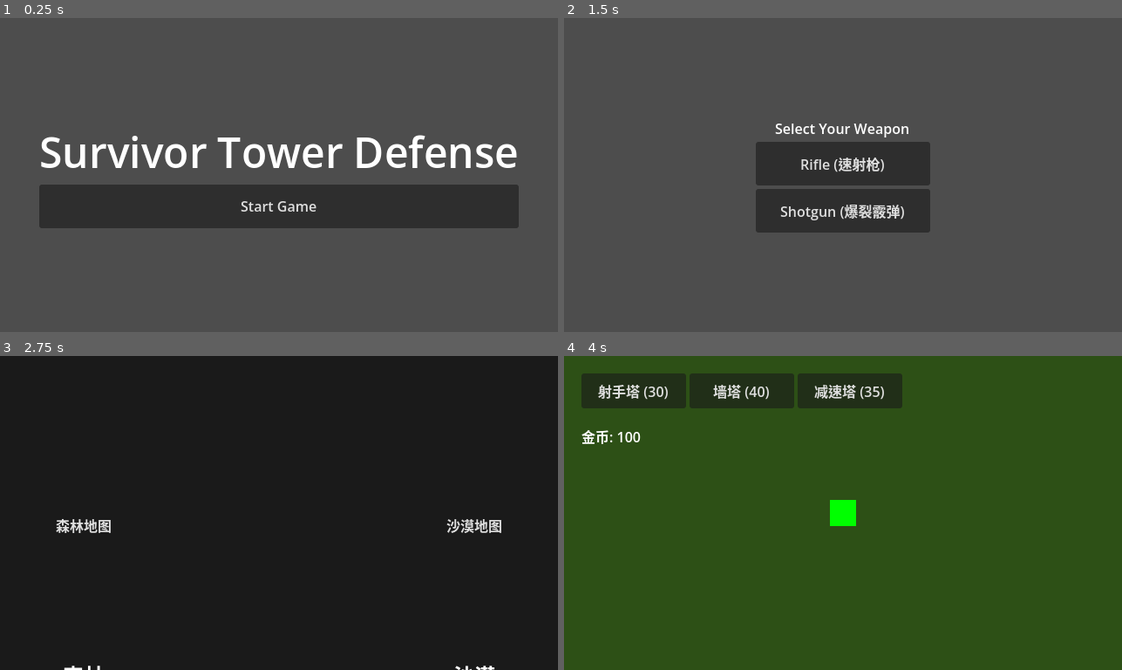
Above: before the commit, frames 1-4 (two rows, left to right).
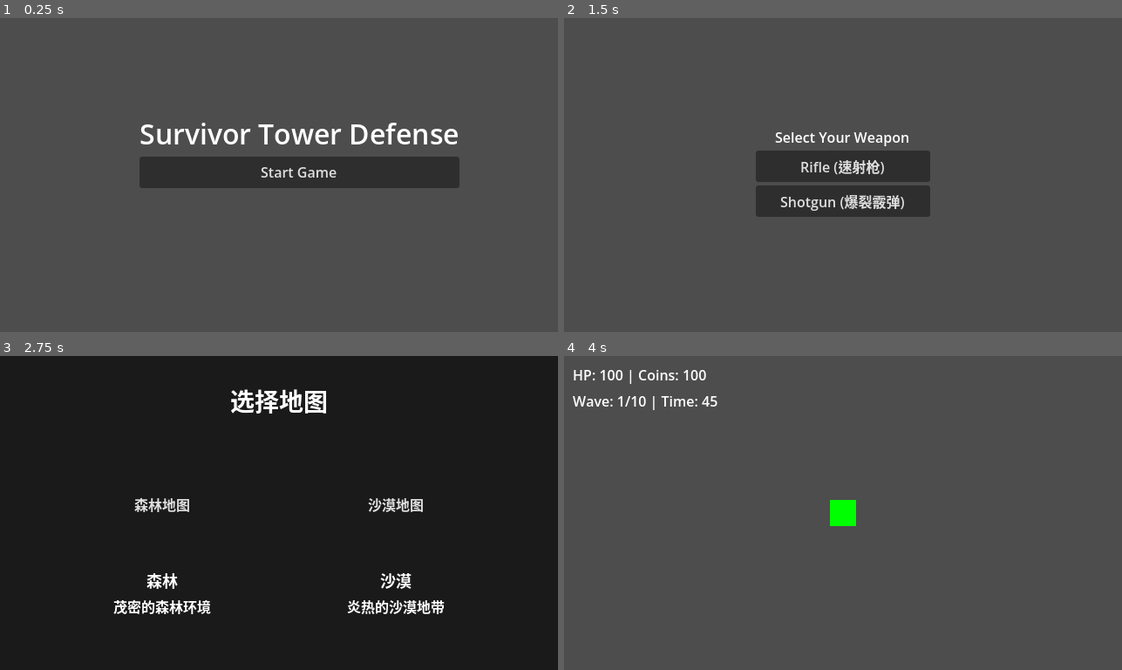
Above: after the commit, the same moments.

Repository: felang/utoland
Game: Godot game, scene res://scenes/ui/start_menu.tscn
Two runs of this game, one before a commit and one after it. Both use one fixed random seed, a clock stepped at 60 frames per second and the inputs below.
Inputs (mouse positions are in pixels of both pictures, inside the frame that each line leads up to):
- Up to frame 1 (0.25 s): no input
- Up to frame 2 (1.5 s): click "Start Game" at 0.5 s; click "战士" at 1.25 s
- Up to frame 3 (2.75 s): click "Rifle (速射枪)" at 2 s
- Up to frame 4 (4 s): click "森林地图" at 2.75 s; click (1032, 632) at 3.5 s, where only the run after the commit has a clickable "开始战斗"

The runs differ from the first frame. In frame 1, 20% of the frame differs, in the area x 7-93%, y 33-67%; in frame 2, 5.0%; in frame 3, 3.4%; in frame 4, 100%, in the area x 0-100%, y 0-100%.

Commit message:
feat: 对齐UI布局尺寸到640x360标准
Co-Authored-By: Claude Opus 4.6 (1M context) <noreply@anthropic.com>

Diff:
--- a/scenes/character_selection.tscn
+++ b/scenes/character_selection.tscn
@@ -28,21 +28,24 @@
 anchor_top = 0.5
 anchor_right = 0.5
 anchor_bottom = 0.5
-offset_left = -300.0
+offset_left = -240.0
 offset_top = -50.0
-offset_right = 300.0
+offset_right = 240.0
 offset_bottom = 50.0
 grow_horizontal = 2
 grow_vertical = 2
 
 [node name="WarriorButton" type="Button" parent="CharacterContainer" unique_id=1448305146]
+custom_minimum_size = Vector2(140, 36)
 layout_mode = 2
 text = "战士"
 
 [node name="RangerButton" type="Button" parent="CharacterContainer" unique_id=122718274]
+custom_minimum_size = Vector2(140, 36)
 layout_mode = 2
 text = "游侠"
 
 [node name="TankButton" type="Button" parent="CharacterContainer" unique_id=763154529]
+custom_minimum_size = Vector2(140, 36)
 layout_mode = 2
 text = "坦克"
--- a/scenes/placement.tscn
+++ b/scenes/placement.tscn
@@ -31,17 +31,17 @@
 offset_bottom = 28.0
 
 [node name="ShooterButton" type="Button" parent="UI/TowerButtons" unique_id=287064566]
-custom_minimum_size = Vector2(120, 40)
+custom_minimum_size = Vector2(120, 32)
 layout_mode = 2
 text = "射手塔 (30)"
 
 [node name="WallButton" type="Button" parent="UI/TowerButtons" unique_id=1473282645]
-custom_minimum_size = Vector2(120, 40)
+custom_minimum_size = Vector2(120, 32)
 layout_mode = 2
 text = "墙塔 (40)"
 
 [node name="SlowButton" type="Button" parent="UI/TowerButtons" unique_id=1521053866]
-custom_minimum_size = Vector2(120, 40)
+custom_minimum_size = Vector2(120, 32)
 layout_mode = 2
 text = "减速塔 (35)"
 
@@ -53,9 +53,9 @@
 text = "金币: 50"
 
 [node name="StartBattleButton" type="Button" parent="UI" unique_id=1074807471]
-custom_minimum_size = Vector2(200, 50)
-offset_left = 860.0
-offset_top = 1000.0
-offset_right = 868.0
-offset_bottom = 1008.0
+custom_minimum_size = Vector2(160, 36)
+offset_left = 460.0
+offset_top = 300.0
+offset_right = 468.0
+offset_bottom = 308.0
 text = "开始战斗"
--- a/scenes/ui/map_select.tscn
+++ b/scenes/ui/map_select.tscn
@@ -27,21 +27,21 @@
 anchor_top = 0.5
 anchor_right = 0.5
 anchor_bottom = 0.5
-offset_left = -420.0
-offset_top = -220.0
-offset_right = 420.0
-offset_bottom = 220.0
+offset_left = -280.0
+offset_top = -150.0
+offset_right = 280.0
+offset_bottom = 150.0
 grow_horizontal = 2
 grow_vertical = 2
 
 [node name="TitleLabel" type="Label" parent="VBoxContainer"]
 layout_mode = 2
-theme_override_font_sizes/font_size = 32
+theme_override_font_sizes/font_size = 28
 text = "选择地图"
 horizontal_alignment = 1
 
 [node name="Spacer" type="Control" parent="VBoxContainer"]
-custom_minimum_size = Vector2(0, 40)
+custom_minimum_size = Vector2(0, 20)
 layout_mode = 2
 
 [node name="MapCardsContainer" type="HBoxContainer" parent="VBoxContainer"]
@@ -52,13 +52,13 @@
 layout_mode = 2
 
 [node name="ForestButton" type="Button" parent="VBoxContainer/MapCardsContainer/ForestCard"]
-custom_minimum_size = Vector2(400, 300)
+custom_minimum_size = Vector2(240, 140)
 layout_mode = 2
 text = "森林地图"
 
 [node name="ForestLabel" type="Label" parent="VBoxContainer/MapCardsContainer/ForestCard"]
 layout_mode = 2
-theme_override_font_sizes/font_size = 24
+theme_override_font_sizes/font_size = 18
 text = "森林"
 horizontal_alignment = 1
 
@@ -68,20 +68,20 @@
 horizontal_alignment = 1
 
 [node name="CardSpacer" type="Control" parent="VBoxContainer/MapCardsContainer"]
-custom_minimum_size = Vector2(40, 0)
+custom_minimum_size = Vector2(20, 0)
 layout_mode = 2
 
 [node name="DesertCard" type="VBoxContainer" parent="VBoxContainer/MapCardsContainer"]
 layout_mode = 2
 
 [node name="DesertButton" type="Button" parent="VBoxContainer/MapCardsContainer/DesertCard"]
-custom_minimum_size = Vector2(400, 300)
+custom_minimum_size = Vector2(240, 140)
 layout_mode = 2
 text = "沙漠地图"
 
 [node name="DesertLabel" type="Label" parent="VBoxContainer/MapCardsContainer/DesertCard"]
 layout_mode = 2
-theme_override_font_sizes/font_size = 24
+theme_override_font_sizes/font_size = 18
 text = "沙漠"
 horizontal_alignment = 1
 
--- a/scenes/ui/result.tscn
+++ b/scenes/ui/result.tscn
@@ -25,10 +25,10 @@
 anchor_top = 0.5
 anchor_right = 0.5
 anchor_bottom = 0.5
-offset_left = -200.0
-offset_top = -200.0
-offset_right = 200.0
-offset_bottom = 200.0
+offset_left = -160.0
+offset_top = -110.0
+offset_right = 160.0
+offset_bottom = 110.0
 
 [node name="TitleLabel" type="Label" parent="VBoxContainer" unique_id=1295650147]
 layout_mode = 2
@@ -43,11 +43,11 @@
 horizontal_alignment = 1
 
 [node name="RestartButton" type="Button" parent="VBoxContainer" unique_id=1830073469]
-custom_minimum_size = Vector2(200, 50)
+custom_minimum_size = Vector2(160, 36)
 layout_mode = 2
 text = "重新开始"
 
 [node name="QuitButton" type="Button" parent="VBoxContainer" unique_id=347955461]
-custom_minimum_size = Vector2(200, 50)
+custom_minimum_size = Vector2(160, 36)
 layout_mode = 2
 text = "退出游戏"
--- a/scenes/ui/shop.tscn
+++ b/scenes/ui/shop.tscn
@@ -21,10 +21,10 @@
 anchor_top = 0.5
 anchor_right = 0.5
 anchor_bottom = 0.5
-offset_left = -400.0
-offset_top = -350.0
-offset_right = 400.0
-offset_bottom = 350.0
+offset_left = -280.0
+offset_top = -150.0
+offset_right = 280.0
+offset_bottom = 150.0
 
 [node name="Title" type="Label" parent="VBoxContainer" unique_id=1921872584]
 layout_mode = 2
@@ -43,17 +43,17 @@
 layout_mode = 2
 
 [node name="NameLabel" type="Label" parent="VBoxContainer/ItemsContainer/Item1" unique_id=745582618]
-custom_minimum_size = Vector2(200, 0)
+custom_minimum_size = Vector2(180, 0)
 layout_mode = 2
 text = "商品名称"
 
 [node name="PriceLabel" type="Label" parent="VBoxContainer/ItemsContainer/Item1" unique_id=1596893343]
-custom_minimum_size = Vector2(100, 0)
+custom_minimum_size = Vector2(80, 0)
 layout_mode = 2
 text = "价格: 0"
 
 [node name="BuyButton" type="Button" parent="VBoxContainer/ItemsContainer/Item1" unique_id=959698697]
-custom_minimum_size = Vector2(100, 0)
+custom_minimum_size = Vector2(80, 0)
 layout_mode = 2
 text = "购买"
 
@@ -61,17 +61,17 @@
 layout_mode = 2
 
 [node name="PriceLabel2" type="Label" parent="VBoxContainer/ItemsContainer/Item2" unique_id=686209700]
-custom_minimum_size = Vector2(100, 0)
+custom_minimum_size = Vector2(80, 0)
 layout_mode = 2
 text = "价格: 0"
 
 [node name="BuyButton2" type="Button" parent="VBoxContainer/ItemsContainer/Item2" unique_id=682105134]
-custom_minimum_size = Vector2(100, 0)
+custom_minimum_size = Vector2(80, 0)
 layout_mode = 2
 text = "购买"
 
 [node name="NameLabel2" type="Label" parent="VBoxContainer/ItemsContainer/Item2" unique_id=1694751994]
-custom_minimum_size = Vector2(200, 0)
+custom_minimum_size = Vector2(180, 0)
 layout_mode = 2
 text = "商品名称"
 
@@ -79,17 +79,17 @@
 layout_mode = 2
 
 [node name="NameLabel2" type="Label" parent="VBoxContainer/ItemsContainer/Item3" unique_id=504576354]
-custom_minimum_size = Vector2(200, 0)
+custom_minimum_size = Vector2(180, 0)
 layout_mode = 2
 text = "商品名称"
 
 [node name="PriceLabel2" type="Label" parent="VBoxContainer/ItemsContainer/Item3" unique_id=1366710136]
-custom_minimum_size = Vector2(100, 0)
+custom_minimum_size = Vector2(80, 0)
 layout_mode = 2
 text = "价格: 0"
 
 [node name="BuyButton2" type="Button" parent="VBoxContainer/ItemsContainer/Item3" unique_id=2100005327]
-custom_minimum_size = Vector2(100, 0)
+custom_minimum_size = Vector2(80, 0)
 layout_mode = 2
 text = "购买"
 
@@ -97,17 +97,17 @@
 layout_mode = 2
 
 [node name="PriceLabel2" type="Label" parent="VBoxContainer/ItemsContainer/Item4" unique_id=421674279]
-custom_minimum_size = Vector2(100, 0)
+custom_minimum_size = Vector2(80, 0)
 layout_mode = 2
 text = "价格: 0"
 
 [node name="NameLabel2" type="Label" parent="VBoxContainer/ItemsContainer/Item4" unique_id=325585939]
-custom_minimum_size = Vector2(200, 0)
+custom_minimum_size = Vector2(180, 0)
 layout_mode = 2
 text = "商品名称"
 
 [node name="BuyButton2" type="Button" parent="VBoxContainer/ItemsContainer/Item4" unique_id=152792192]
-custom_minimum_size = Vector2(100, 0)
+custom_minimum_size = Vector2(80, 0)
 layout_mode = 2
 text = "购买"
 
@@ -115,11 +115,11 @@
 layout_mode = 2
 
 [node name="RefreshButton" type="Button" parent="VBoxContainer/ButtonsContainer" unique_id=987082711]
-custom_minimum_size = Vector2(150, 40)
+custom_minimum_size = Vector2(120, 32)
 layout_mode = 2
 text = "刷新 (10金币)"
 
 [node name="ConfirmButton" type="Button" parent="VBoxContainer/ButtonsContainer" unique_id=1471049955]
-custom_minimum_size = Vector2(150, 40)
+custom_minimum_size = Vector2(120, 32)
 layout_mode = 2
 text = "确认"
--- a/scenes/ui/start_menu.tscn
+++ b/scenes/ui/start_menu.tscn
@@ -17,18 +17,18 @@
 anchor_top = 0.5
 anchor_right = 0.5
 anchor_bottom = 0.5
-offset_left = -275.0
-offset_top = -60.5
-offset_right = 275.0
-offset_bottom = 60.5
+offset_left = -160.0
+offset_top = -70.0
+offset_right = 160.0
+offset_bottom = 70.0
 
 [node name="TitleLabel" type="Label" parent="VBoxContainer" unique_id=247976949]
 layout_mode = 2
-theme_override_font_sizes/font_size = 48
+theme_override_font_sizes/font_size = 32
 text = "Survivor Tower Defense"
 horizontal_alignment = 1
 
 [node name="StartButton" type="Button" parent="VBoxContainer" unique_id=504206185]
-custom_minimum_size = Vector2(200, 50)
+custom_minimum_size = Vector2(160, 36)
 layout_mode = 2
 text = "Start Game"
--- a/scenes/ui/weapon_select.tscn
+++ b/scenes/ui/weapon_select.tscn
@@ -18,9 +18,9 @@
 anchor_right = 0.5
 anchor_bottom = 0.5
 offset_left = -100.0
-offset_top = -65.5
+offset_top = -55.0
 offset_right = 100.0
-offset_bottom = 65.5
+offset_bottom = 55.0
 
 [node name="TitleLabel" type="Label" parent="VBoxContainer" unique_id=2063109494]
 layout_mode = 2
@@ -28,11 +28,11 @@
 horizontal_alignment = 1
 
 [node name="RifleButton" type="Button" parent="VBoxContainer" unique_id=920330542]
-custom_minimum_size = Vector2(200, 50)
+custom_minimum_size = Vector2(160, 36)
 layout_mode = 2
 text = "Rifle (速射枪)"
 
 [node name="ShotgunButton" type="Button" parent="VBoxContainer" unique_id=586197566]
-custom_minimum_size = Vector2(200, 50)
+custom_minimum_size = Vector2(160, 36)
 layout_mode = 2
 text = "Shotgun (爆裂霰弹)"
